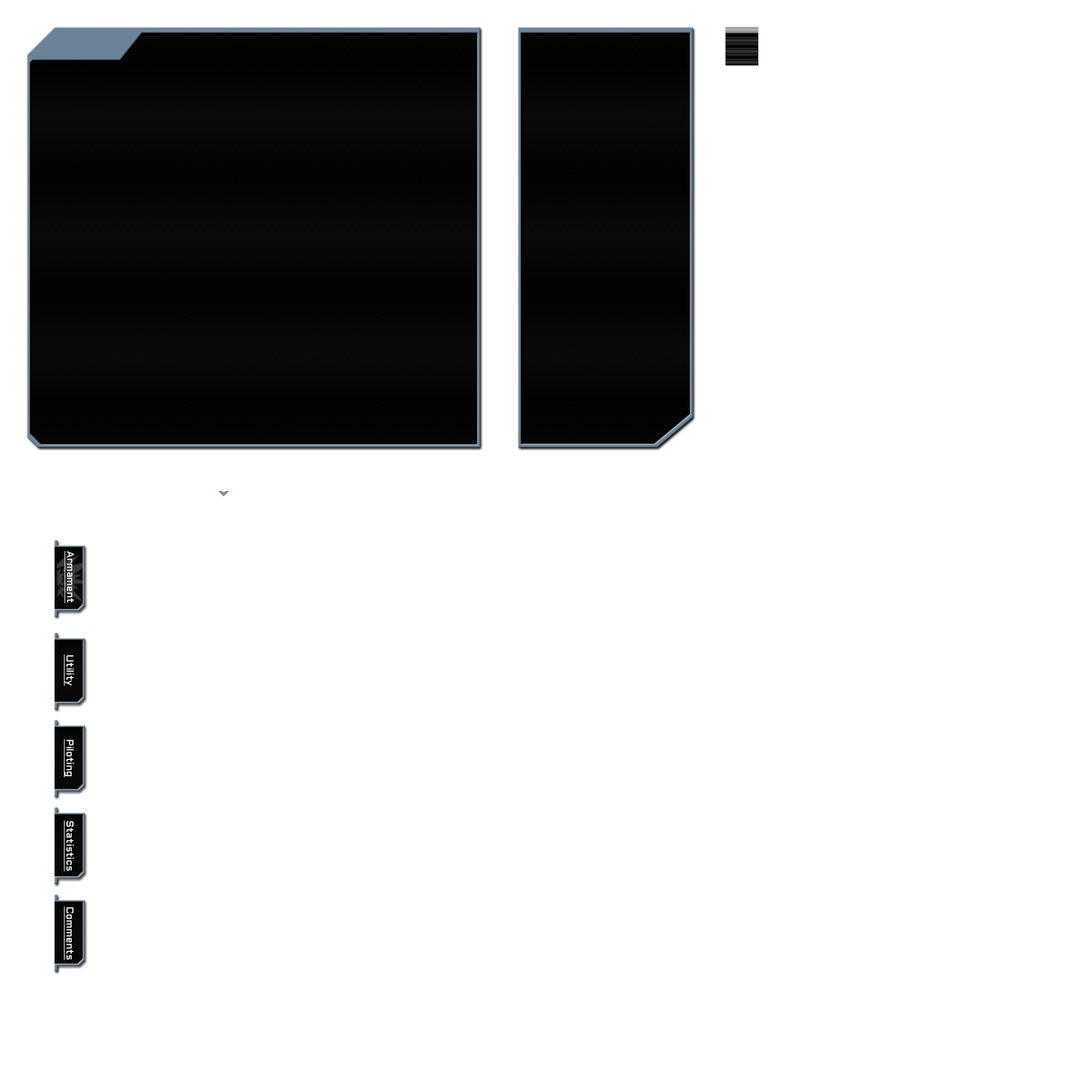
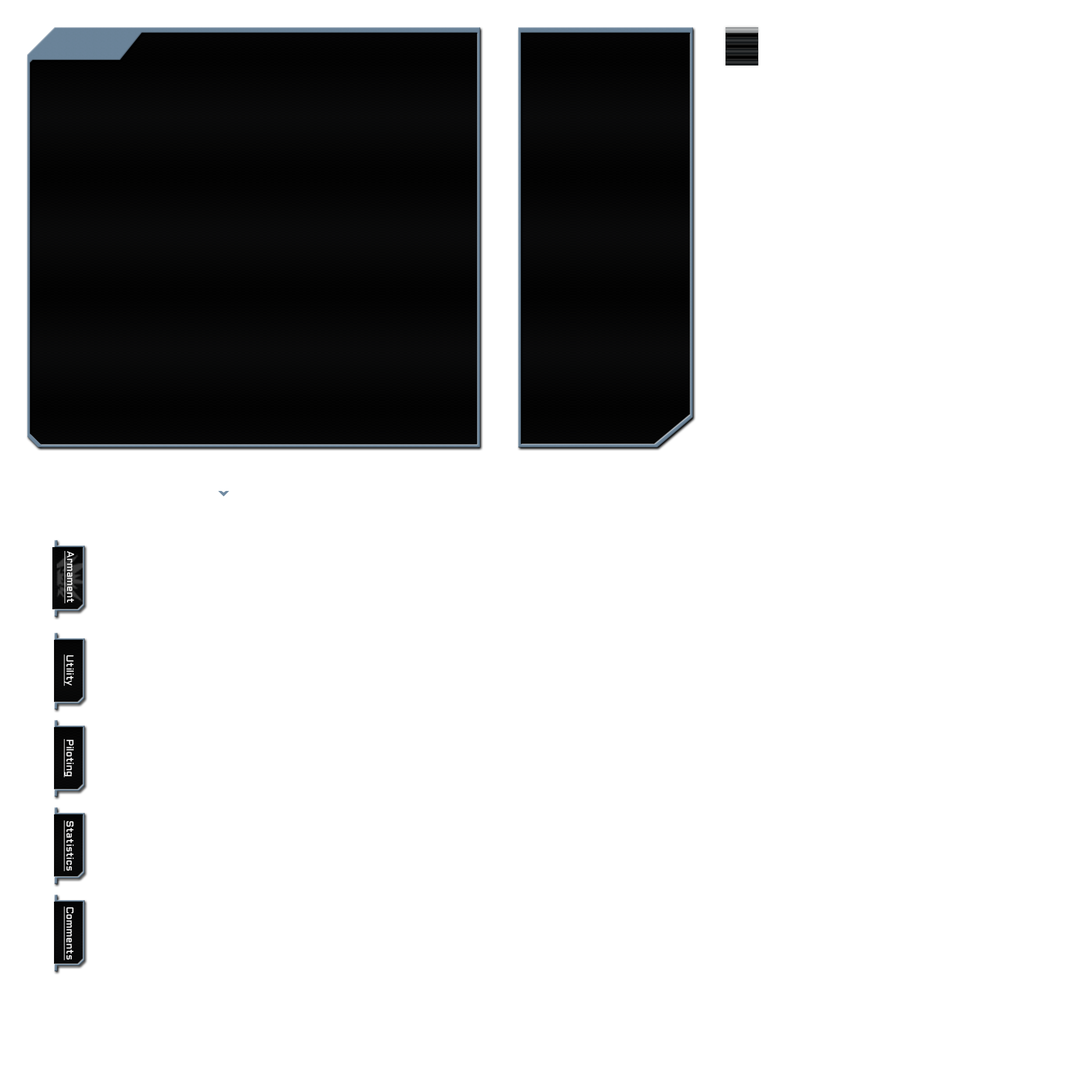
Layered file, before and after one edit (1091 x 1091). Changes by layer:
painted on "Armament Tab Background" over [52, 547, 85, 612]
painted on "Utility Tab Background" over [54, 640, 85, 705]
painted on "Piloting Tab Background" over [54, 727, 85, 792]
renamed "Upgrade Tab Background" to "Statistics Tab Background", painted on it over [54, 814, 85, 879]
renamed "Upgrade Tab Background" to "Comments Tab Background", painted on it over [54, 902, 85, 966]
